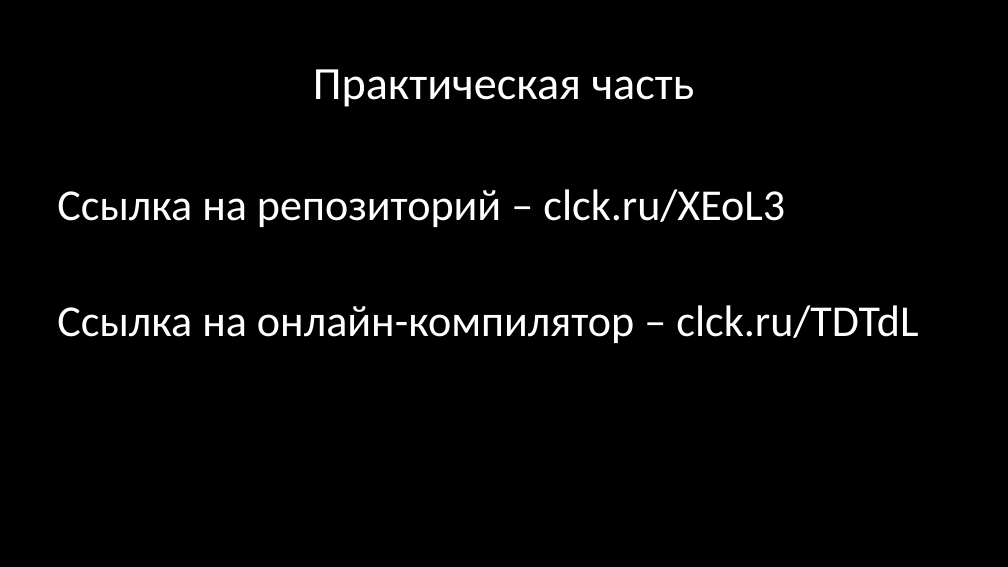
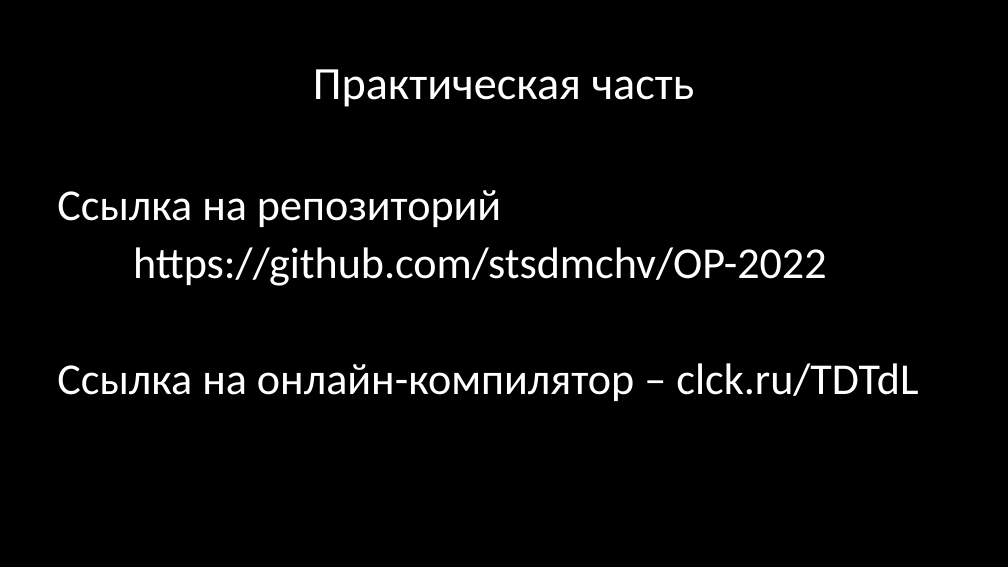
Before and after one commit to stsdmchv/OP-2022, a slide deck: slide 19 of Занятия/Занятие 1.pptx (slide 36 before the commit). Drawn at 1008x567 pixels with LibreOffice and Linux fonts; fonts in the diff are those of the drawing. Boxes give left, top, right and bottom in pixels: in the first picture for what was removed or moved away, otherwise in the second. Text is boxed around its words. In the diff, an @@ line names an element or a change of style, - is before the commit and + after.

```diff
--- a/Занятия/Занятие 1.pptx
+++ b/Занятия/Занятие 1.pptx
@@ text at bbox=[57, 190, 827, 286]: text changed @@
-Ссылка на репозиторий – clck.ru/XEoL3
+Ссылка на репозиторий
+https://github.com/stsdmchv/OP-2022
```
Also in this commit, not shown: 2 other slides changed, 17 slides removed, 1 other file.
